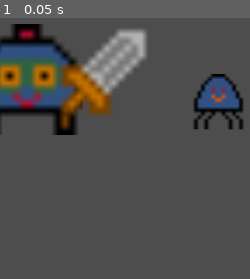
Above: before the commit, frame 1.
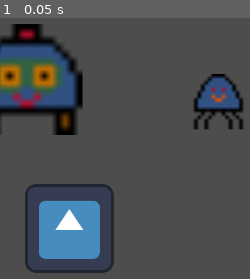
Above: after the commit, the same moment.

Repository: jman45-9/caveFighter
Game: Godot game, scene res://scenes/game.tscn
The game is run twice, just before and just after one commit, with the same random seed, the same clock (stepped at 60 frames per second) and the same inputs. The project has no main scene, so this scene is started directly. The engine's default icon, where the game draws it, is replaced by a stand-in: a white triangle on a blue panel in a dark square.
Inputs:
- Up to frame 1 (0.05 s): no input

The runs differ from the first frame. In frame 1, 13% of the frame differs, in the area x 10-59%, y 4-98%.

Commit message:
changed node types

Diff:
--- a/godot/scenes/game.tscn
+++ b/godot/scenes/game.tscn
@@ -1,7 +1,11 @@
-[gd_scene load_steps=3 format=3 uid="uid://d37psfpxndsoj"]
+[gd_scene load_steps=5 format=3 uid="uid://d37psfpxndsoj"]
 
-[ext_resource type="PackedScene" uid="uid://baqmksutadegy" path="res://player.tscn" id="1_rv022"]
-[ext_resource type="PackedScene" uid="uid://37131xbt5p83" path="res://enemy.tscn" id="2_v05iy"]
+[ext_resource type="PackedScene" uid="uid://baqmksutadegy" path="res://scenes/player.tscn" id="1_rv022"]
+[ext_resource type="PackedScene" uid="uid://37131xbt5p83" path="res://scenes/enemy.tscn" id="2_v05iy"]
+[ext_resource type="Texture2D" uid="uid://34d0mrjd4i5o" path="res://assets/icon.svg" id="3_ewk6t"]
+
+[sub_resource type="RectangleShape2D" id="RectangleShape2D_t8i78"]
+size = Vector2(133, 125)
 
 [node name="Node2D" type="Node2D"]
 
@@ -10,3 +14,13 @@
 
 [node name="enemy" parent="." instance=ExtResource("2_v05iy")]
 position = Vector2(315, 317)
+
+[node name="floor" type="StaticBody2D" parent="."]
+position = Vector2(100, 500)
+
+[node name="Sprite2D" type="Sprite2D" parent="floor"]
+texture = ExtResource("3_ewk6t")
+
+[node name="CollisionShape2D" type="CollisionShape2D" parent="floor"]
+position = Vector2(-1.5, 3.5)
+shape = SubResource("RectangleShape2D_t8i78")
--- a/godot/scenes/player.tscn
+++ b/godot/scenes/player.tscn
@@ -1,40 +1,16 @@
-[gd_scene load_steps=6 format=3 uid="uid://baqmksutadegy"]
+[gd_scene load_steps=3 format=3 uid="uid://baqmksutadegy"]
 
 [ext_resource type="Texture2D" uid="uid://bj5ascnx4xa5m" path="res://assets/playerSprite.png" id="1_klx78"]
-[ext_resource type="Texture2D" uid="uid://dprggbilxnhgh" path="res://assets/sword.png" id="2_vpu11"]
 
-[sub_resource type="RectangleShape2D" id="RectangleShape2D_dnx3m"]
-size = Vector2(16, 16)
+[sub_resource type="RectangleShape2D" id="RectangleShape2D_3q7yw"]
+size = Vector2(161, 165)
 
-[sub_resource type="RectangleShape2D" id="RectangleShape2D_uscmr"]
-size = Vector2(5.65685, 11.4142)
+[node name="CharacterBody2D" type="CharacterBody2D"]
 
-[sub_resource type="PhysicsMaterial" id="PhysicsMaterial_j2fxx"]
-
-[node name="player" type="Node2D"]
-
-[node name="Player" type="Sprite2D" parent="."]
+[node name="Sprite2D" type="Sprite2D" parent="."]
 scale = Vector2(10, 10)
 texture = ExtResource("1_klx78")
 
-[node name="Area2D" type="Area2D" parent="Player"]
-
-[node name="CollisionShape2D" type="CollisionShape2D" parent="Player/Area2D"]
-shape = SubResource("RectangleShape2D_dnx3m")
-
-[node name="sword" type="Sprite2D" parent="Player"]
-position = Vector2(11, -1)
-texture = ExtResource("2_vpu11")
-
-[node name="Area2D" type="Area2D" parent="Player/sword"]
-
-[node name="CollisionShape2D" type="CollisionShape2D" parent="Player/sword/Area2D"]
-position = Vector2(2.46447, -2.46447)
-rotation = 0.785398
-shape = SubResource("RectangleShape2D_uscmr")
-
-[node name="RigidBody2D" type="RigidBody2D" parent="Player"]
-physics_material_override = SubResource("PhysicsMaterial_j2fxx")
-
-[node name="CollisionShape2D" type="CollisionShape2D" parent="Player/RigidBody2D"]
-shape = SubResource("RectangleShape2D_dnx3m")
+[node name="CollisionShape2D" type="CollisionShape2D" parent="."]
+position = Vector2(0.5, 1.5)
+shape = SubResource("RectangleShape2D_3q7yw")
